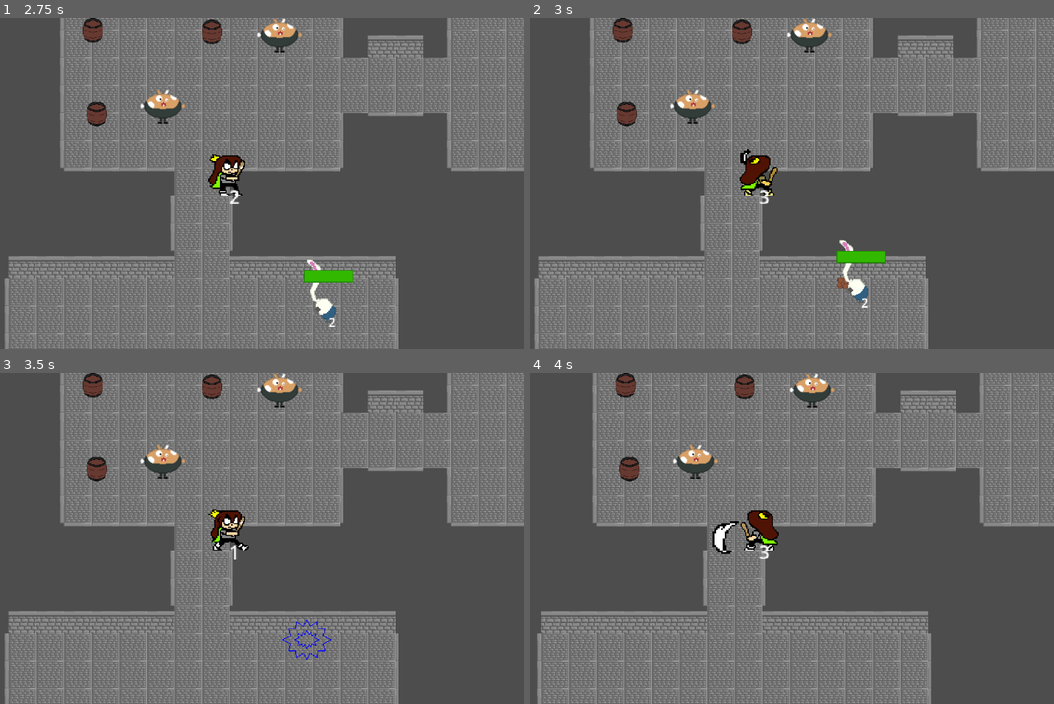
Above: before the commit, frames 1-4 (two rows, left to right).
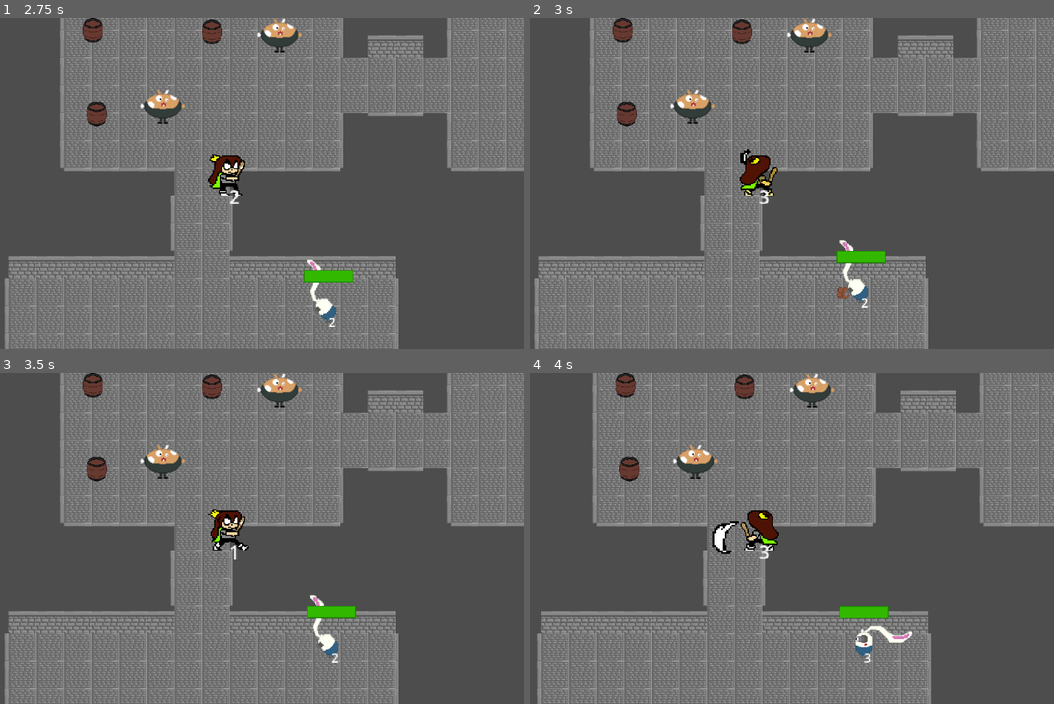
Above: after the commit, the same moments.

Repository: Megameca04/Proyecto_Cuki
Game: Godot game, scene res://Pruebas.tscn
Two runs of this game, one before a commit and one after it. Both use one fixed random seed, a clock stepped at 60 frames per second and the inputs below.
Inputs:
- Up to frame 1 (2.75 s): tap Enter at 0.5 s; hold Right (ui_right) 0.53-1.28 s; hold Z (Atacar) 0.53-1.28 s; hold Down (ui_down) 1.28-2.03 s; tap X (Dash) at 1.35 s; hold Right (ui_right) from 2.03 s (still down); hold Z (Atacar) from 2.03 s (still down)
- Up to frame 2 (3 s): release Right (ui_right) at 2.78 s; release Z (Atacar) at 2.78 s; hold Up (ui_up) from 2.78 s (still down); tap X (Dash) at 2.85 s
- Up to frame 3 (3.5 s): keep holding Up (ui_up)
- Up to frame 4 (4 s): release Up (ui_up) at 3.53 s; hold Left (ui_left) from 3.53 s (still down); hold Z (Atacar) from 3.53 s (still down)

Frame 1 is identical in both runs. In frame 2, 0.1% of the frame differs, in the area x 58-61%, y 78-85%; in frame 3, 0.8%, in the area x 53-69%, y 67-88%; in frame 4, 0.7%.

Commit message:
Electroshock leaves you paralized and takes health from you

Diff:
--- a/Cuki-Clash of the Kuins/Pruebas.tscn
+++ b/Cuki-Clash of the Kuins/Pruebas.tscn
@@ -54,7 +54,7 @@
 
 [node name="Chooty" parent="." instance=ExtResource("3_3eqnr")]
 position = Vector2(237, 873)
-element_attack_name = "Water"
+element_attack_name = "Shock"
 
 [node name="Chooty2" parent="." instance=ExtResource("3_3eqnr")]
 position = Vector2(-71, 1008)
--- a/Cuki-Clash of the Kuins/Scripts/Blonk.gd
+++ b/Cuki-Clash of the Kuins/Scripts/Blonk.gd
@@ -120,6 +120,8 @@
 
 func _on_elemental_state_temporal_damage():
 	if (elemental_state.getTemporalState() == "Fire"):
-		health.current -= 1
+		attackedBySomething(1)
 	if (elemental_state.getTemporalState() == "IntenseFire"):
-		health.current -= 1 * 2
+		attackedBySomething(1 * 2)
+	if (elemental_state.getTemporalState() == "Electroshocked"):
+		attackedBySomething(1)
--- a/Cuki-Clash of the Kuins/Scripts/Chooty.gd
+++ b/Cuki-Clash of the Kuins/Scripts/Chooty.gd
@@ -175,3 +175,5 @@
 		attackedBySomething(1)
 	if (elemental_state.getTemporalState() == "IntenseFire"):
 		attackedBySomething(1 * 2)
+	if (elemental_state.getTemporalState() == "Electroshocked"):
+		attackedBySomething(1)
--- a/Cuki-Clash of the Kuins/Scripts/Cuki.gd
+++ b/Cuki-Clash of the Kuins/Scripts/Cuki.gd
@@ -255,6 +255,8 @@
 		attackedBySomething(0, 1, null)
 	if (elemental_state.getTemporalState() == "IntenseFire"):
 		attackedBySomething(0, 1 * 2, null)
+	if (elemental_state.getTemporalState() == "Electroshocked"):
+		attackedBySomething(0, 1, null)
 
 func _on_knockback_timer_timeout():
 	if current_state == STATES.hurt:
--- a/Cuki-Clash of the Kuins/Scripts/ElementalStateMachine.gd
+++ b/Cuki-Clash of the Kuins/Scripts/ElementalStateMachine.gd
@@ -44,6 +44,7 @@
 		elemental_timer.start()
 	if (movementState == "Paralyzed"):
 		timedState = "Electroshocked"
+		elemental_damage.start()
 		elemental_timer.set_wait_time(elemental_timer_time)
 		elemental_timer.start()
 
@@ -82,6 +83,7 @@
 			movementState = "Paralyzed"
 			if (timedState == "Wet"):
 				timedState = "Electroshocked"
+				elemental_damage.start()
 		elemental_timer.set_wait_time(elemental_timer_time)
 		elemental_timer.start()
 
--- a/Cuki-Clash of the Kuins/Scripts/ExplosiveEater.gd
+++ b/Cuki-Clash of the Kuins/Scripts/ExplosiveEater.gd
@@ -147,3 +147,5 @@
 		attackedBySomething(0, 1, null)
 	if (elemental_state.getTemporalState() == "IntenseFire"):
 		attackedBySomething(0, 1 * 2, null)
+	if (elemental_state.getTemporalState() == "Electroshocked"):
+		attackedBySomething(0, 1, null)
--- a/Cuki-Clash of the Kuins/Scripts/Rabion.gd
+++ b/Cuki-Clash of the Kuins/Scripts/Rabion.gd
@@ -131,6 +131,8 @@
 		health.current -= 1
 	if (elemental_state.getTemporalState() == "IntenseFire"):
 		health.current -= 1 * 2
+	if (elemental_state.getTemporalState() == "Electroshocked"):
+		health.current -= 1
 
 func _on_hitbox_body_entered(body):
 	if body.name == "Cuki":
Not shown: 2 places in Cuki-Clash of the Kuins/Entidades/Chooty.tscn that only renumber resources
Not shown: 2 places in Cuki-Clash of the Kuins/Entidades/Cuki.tscn that only renumber resources
